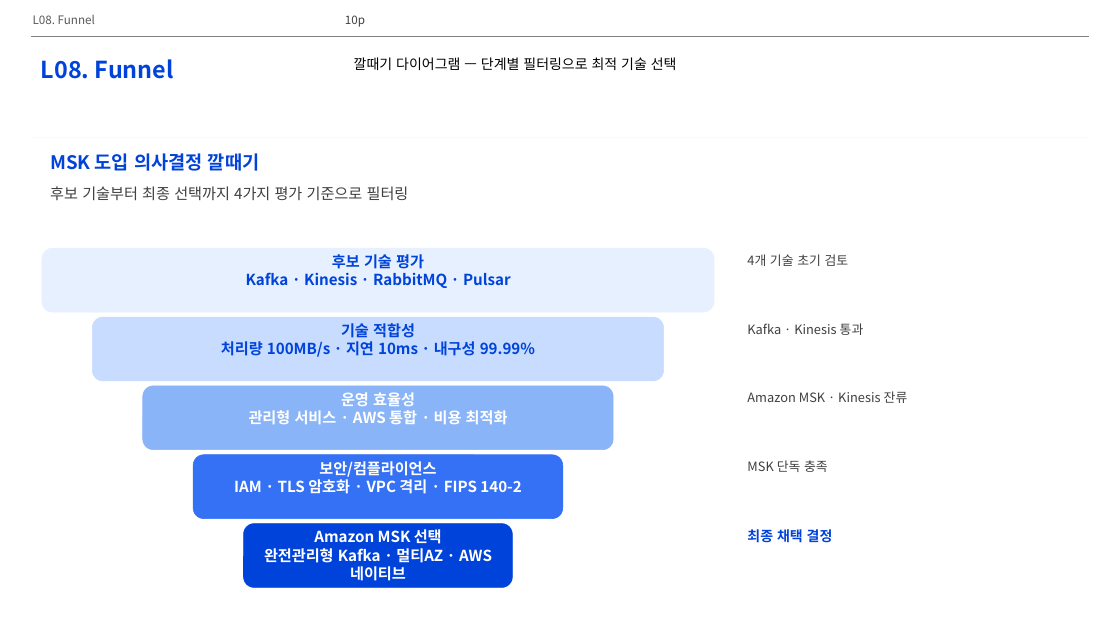
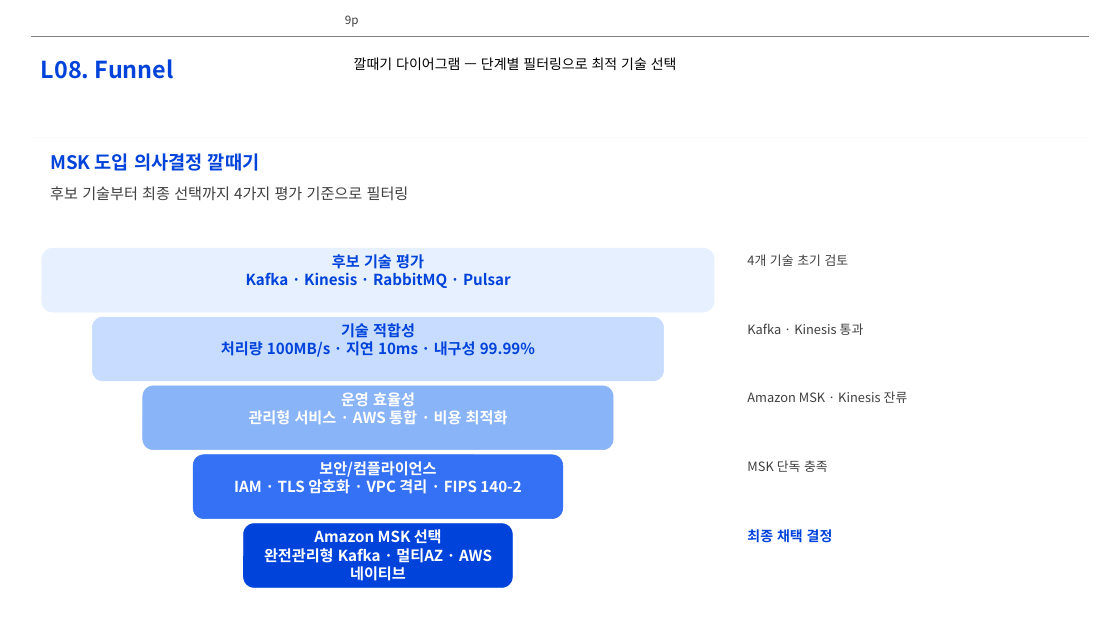
Before and after one commit to lhs6395-hslee/project-steer, a slide deck: slide 9 of results/pptx/AWS_MSK_Expert_Intro.pptx (slide 10 before the commit). Drawn at 1120x630 pixels with LibreOffice and Linux fonts; fonts in the diff are those of the drawing; background and template pictures are left out. Boxes give left, top, right and bottom in pixels: in the first picture for what was removed or moved away, otherwise in the second. Text is boxed around its words. In the diff, an @@ line names an element or a change of style, - is before the commit and + after.

```diff
--- a/results/pptx/AWS_MSK_Expert_Intro.pptx
+++ b/results/pptx/AWS_MSK_Expert_Intro.pptx
@@ text removed at <box>33,15,95,24</box> @@
-L08. Funnel
@@ page number at <box>345,15,359,27</box>: text changed @@
-10p
+9p
```
Also in this commit, not shown: 1 other slide changed, 1 slide removed.
